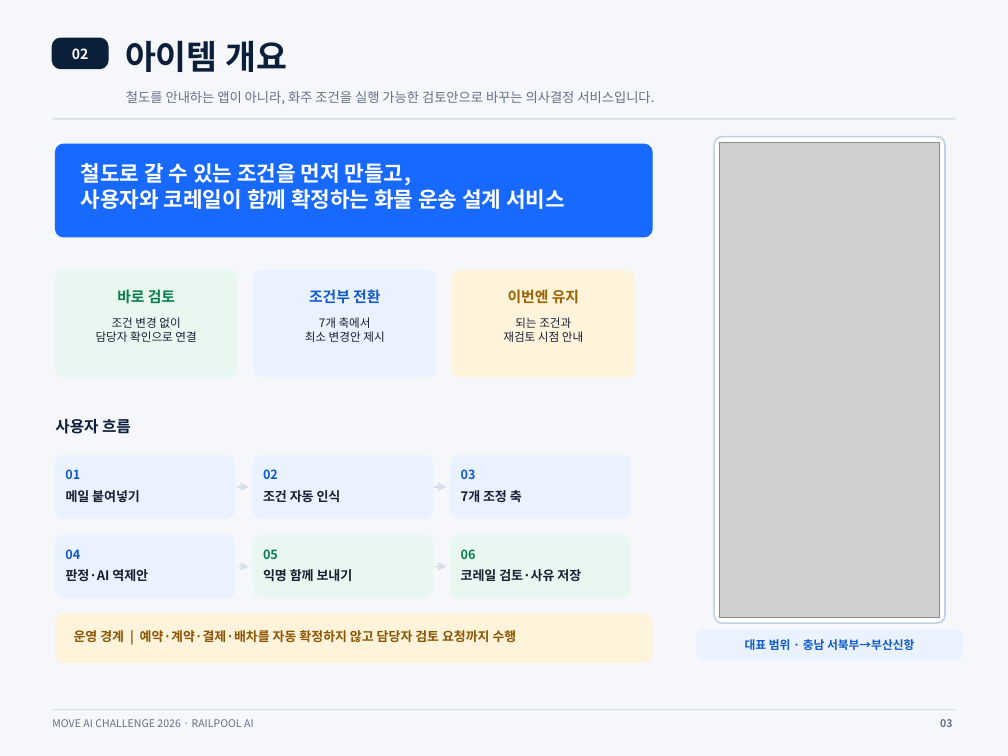
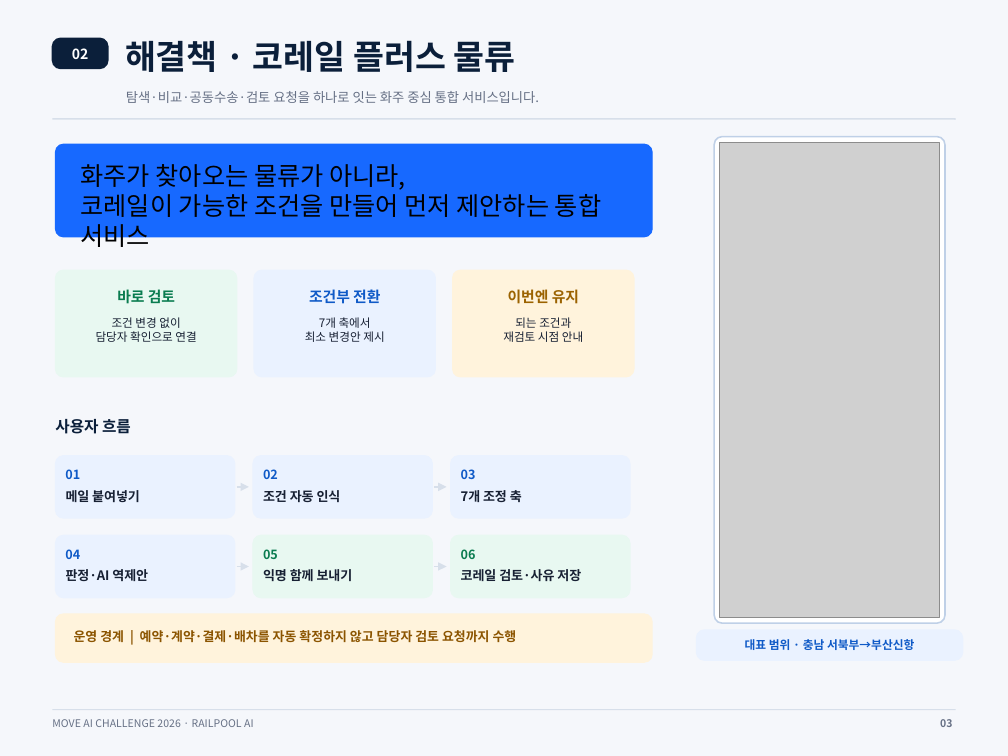
Before and after one commit to tory-win/Galaxy_Express_99, a slide deck: slide 3 of RAILPOOL_AI_최종결과보고서_RailFit내용반영본_편집본.pptx. Drawn at 1008x756 pixels with LibreOffice and Linux fonts; fonts in the diff are those of the drawing; grey boxes stand for pictures. Boxes give left, top, right and bottom in pixels: in the first picture for what was removed or moved away, otherwise in the second. Text is boxed around its words. In the diff, an @@ line names an element or a change of style, - is before the commit and + after.

```diff
--- a/RAILPOOL_AI_최종결과보고서_RailFit내용반영본_편집본.pptx
+++ b/RAILPOOL_AI_최종결과보고서_RailFit내용반영본_편집본.pptx
@@ text at [125,40,516,72]: text changed @@
-아이템 개요
+해결책 · 코레일 플러스 물류
@@ text at [126,91,539,103]: text changed @@
-철도를 안내하는 앱이 아니라, 화주 조건을 실행 가능한 검토안으로 바꾸는 의사결정 서비스입니다.
+탐색·비교·공동수송·검토 요청을 하나로 잇는 화주 중심 통합 서비스입니다.
@@ text at [81,164,601,217]: text changed; size 15.2 to 18 pt; text colour #FFFFFF to #000000; bold off @@
-철도로 갈 수 있는 조건을 먼저 만들고,
-사용자와 코레일이 함께 확정하는 화물 운송 설계 서비스
+화주가 찾아오는 물류가 아니라,
+코레일이 가능한 조건을 만들어 먼저 제안하는 통합 서비스
```
Also in this commit, not shown: 3 other slides changed, 1 other file.
